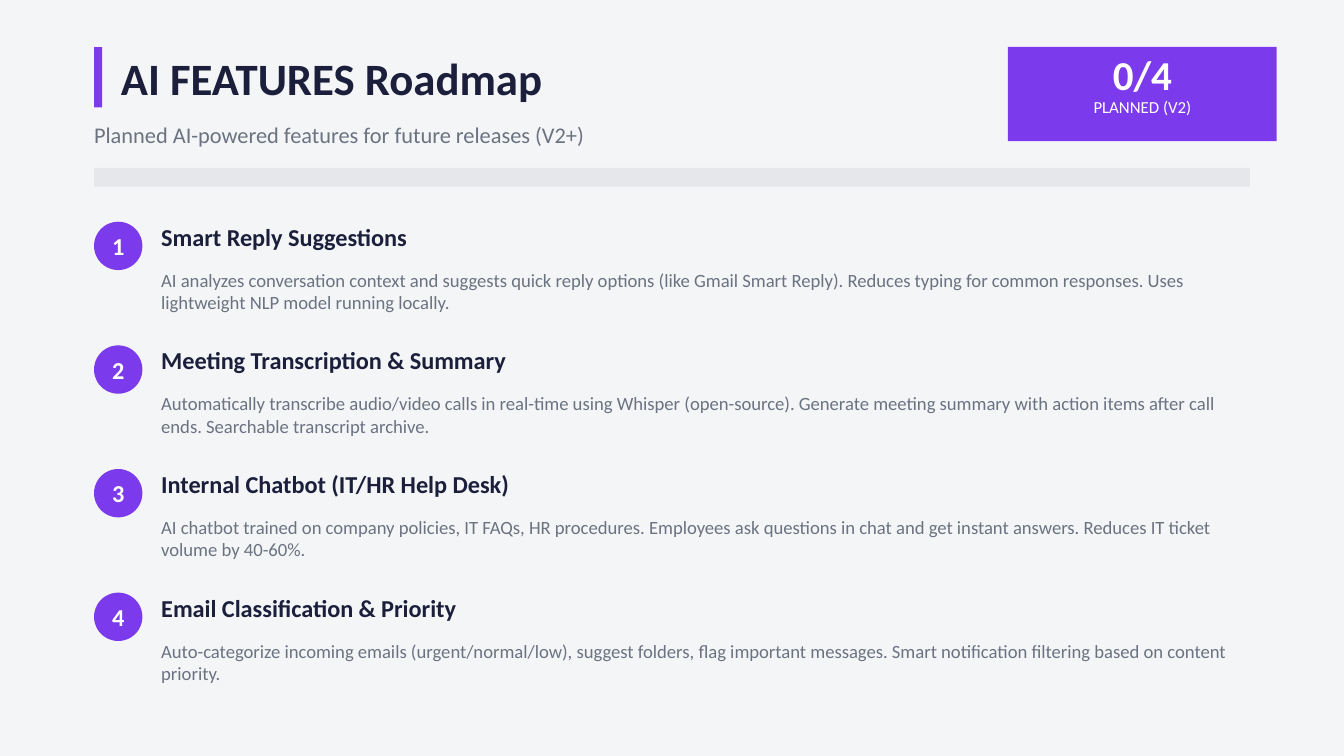
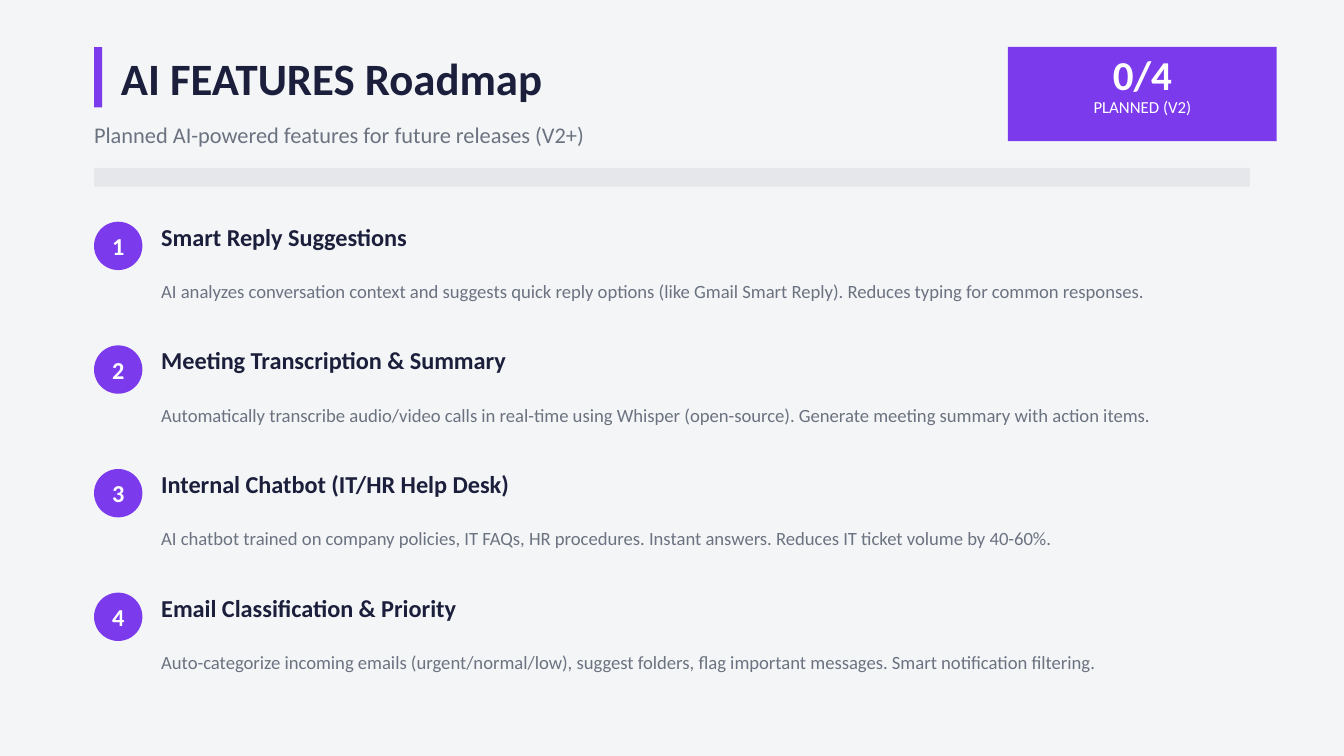
Before and after one commit to dipesh3088balasorealloys/Internal_Communication, a slide deck: slide 6 of docs/BAL_Connect_V1_Progress_Report_updated_ppt.pptx (slide 8 before the commit). Drawn at 1344x756 pixels with LibreOffice and Linux fonts; fonts in the diff are those of the drawing. Boxes give left, top, right and bottom in pixels: in the first picture for what was removed or moved away, otherwise in the second. Text is boxed around its words. In the diff, an @@ line names an element or a change of style, - is before the commit and + after.

Commit message:
All fixes: conversation load, presence reset, login page, email routing

```diff
--- a/docs/BAL_Connect_V1_Progress_Report_updated_ppt.pptx
+++ b/docs/BAL_Connect_V1_Progress_Report_updated_ppt.pptx
@@ text at box(161, 284, 1144, 301): text changed @@
-AI analyzes conversation context and suggests quick reply options (like Gmail Smart Reply). Reduces typing for common responses. Uses lightweight NLP model running locally.
+AI analyzes conversation context and suggests quick reply options (like Gmail Smart Reply). Reduces typing for common responses.
@@ text at box(161, 408, 1149, 425): text changed @@
-Automatically transcribe audio/video calls in real-time using Whisper (open-source). Generate meeting summary with action items after call ends. Searchable transcript archive.
+Automatically transcribe audio/video calls in real-time using Whisper (open-source). Generate meeting summary with action items.
@@ text at box(161, 532, 1051, 548): text changed @@
-AI chatbot trained on company policies, IT FAQs, HR procedures. Employees ask questions in chat and get instant answers. Reduces IT ticket volume by 40-60%.
+AI chatbot trained on company policies, IT FAQs, HR procedures. Instant answers. Reduces IT ticket volume by 40-60%.
@@ text at box(161, 655, 1095, 672): text changed @@
-Auto-categorize incoming emails (urgent/normal/low), suggest folders, flag important messages. Smart notification filtering based on content priority.
+Auto-categorize incoming emails (urgent/normal/low), suggest folders, flag important messages. Smart notification filtering.
```
Also in this commit, not shown: 5 other slides changed, 2 slides added, 4 slides removed, 9 other files.
